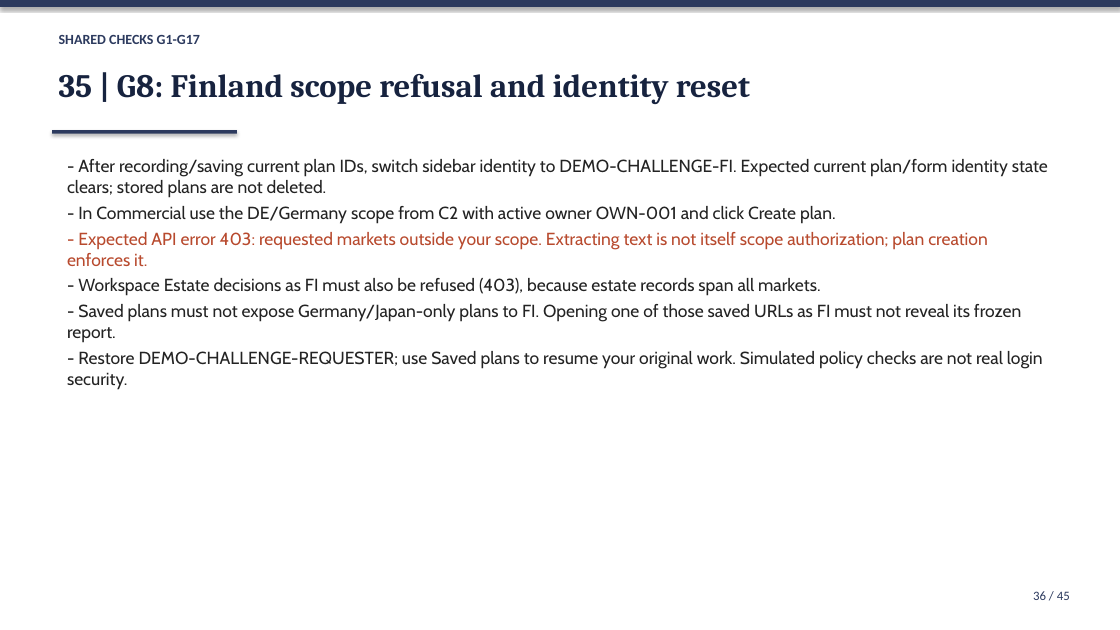
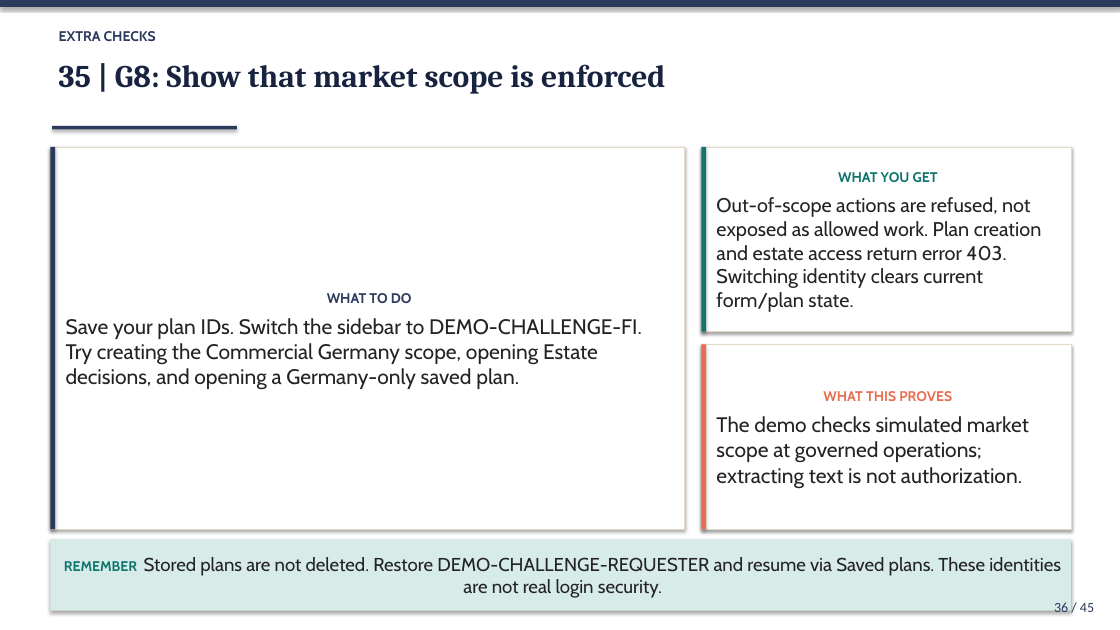
Before and after one commit to Princeadhi123/Since-AI-Hackathon, a slide deck: slide 36 of docs/DEMO_SLIDES.pptx. Drawn at 1120x630 pixels with LibreOffice and Linux fonts; fonts in the diff are those of the drawing. Boxes give left, top, right and bottom in pixels: in the first picture for what was removed or moved away, otherwise in the second. Text is boxed around its words. In the diff, an @@ line names an element or a change of style, - is before the commit and + after.

```diff
--- a/docs/DEMO_SLIDES.pptx
+++ b/docs/DEMO_SLIDES.pptx
@@ text at <box>59,31,156,41</box>: text changed; font Calibri to Cabin @@
-SHARED CHECKS G1-G17
+EXTRA CHECKS
@@ text at <box>59,64,665,94</box>: text changed; size 28 to 27 pt @@
-35 | G8: Finland scope refusal and identity reset
+35 | G8: Show that market scope is enforced
@@ rectangle "WHAT TO DO": place and size @@
-rectangle "WHAT TO DO" at <box>67,159,1048,389</box>
+rectangle "WHAT TO DO" at <box>50,147,685,529</box>
@@ rectangle "WHAT TO DO" at <box>50,147,685,529</box>: vertical alignment top to middle; fill none to #FFFFFF; outline none to #E3D9C6 0.75 pt; shadow on @@
@@ rectangle added at <box>50,147,55,529</box>, fill #2C3A5E @@
@@ rectangle: place and size @@
-rectangle at <box>52,130,237,134</box>
+rectangle at <box>52,126,237,129</box>
@@ rectangle added at <box>702,147,1071,332</box>, fill #FFFFFF, outline #E3D9C6 0.75 pt, 17 pt, text #232323 @@
+WHAT YOU GET
+Out-of-scope actions are refused, not exposed as allowed work. Plan creation and estate access return error 403. Switching identity clears current form/plan state.
@@ rectangle added at <box>702,147,707,332</box>, fill #0F766E @@
@@ text in rectangle at <box>66,293,642,390</box>: text changed; size 15 to 18 pt @@
-- After recording/saving current plan IDs, switch sidebar identity to DEMO-CHALLENGE-FI. Expected current plan/form identity state clears; stored plans are not deleted.
-- In Commercial use the DE/Germany scope from C2 with active owner OWN-001 and click Create plan.
-- Expected API error 403: requested markets outside your scope. Extracting text is not itself scope authorization; plan creation enforces it.
-- Workspace Estate decisions as FI must also be refused (403), because estate records span all markets.
-- Saved plans must not expose Germany/Japan-only plans to FI. Opening one of those saved URLs as FI must not reveal its frozen report.
-- Restore DEMO-CHALLENGE-REQUESTER; use Saved plans to resume your original work. Simulated policy checks are not real login security.
+WHAT TO DO
+Save your plan IDs. Switch the sidebar to DEMO-CHALLENGE-FI. Try creating the Commercial Germany scope, opening Estate decisions, and opening a Germany-only saved plan.
@@ rectangle added at <box>702,344,1071,529</box>, fill #FFFFFF, outline #E3D9C6 0.75 pt, 18 pt, text #232323 @@
+WHAT THIS PROVES
+The demo checks simulated market scope at governed operations; extracting text is not authorization.
@@ rectangle added at <box>702,344,707,529</box>, fill #E76F51 @@
@@ rectangle added at <box>50,539,1071,611</box>, fill #D7EBE8, 16 pt, text #232323 @@
+REMEMBER Stored plans are not deleted. Restore DEMO-CHALLENGE-REQUESTER and resume via Saved plans. These identities are not real login security.
@@ text "36 / 45": place and size @@
-text "36 / 45" at <box>1033,591,1070,600</box>
+text "36 / 45" at <box>1054,602,1094,617</box>
@@ text "36 / 45" at <box>1054,602,1094,617</box>: size 11 to 12 pt @@
```
Also in this commit, not shown: 26 other slides changed, 18 slides added, 18 slides removed, 7 other files.
